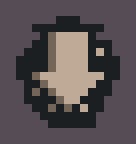
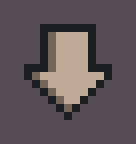
Before/after of a (136, 144) layered artwork. What changed in the layer stack:
hid "MouseCursorUp.png" over left=24, top=24, right=112, bottom=120
hid "MouseCursorLeft.png" over left=16, top=24, right=112, bottom=112
hid "MouseCursorRight.png" over left=24, top=40, right=120, bottom=120
hid "MouseCursorArrow.png" over left=32, top=40, right=40, bottom=96
hid "MouseCursorHand.png" over left=24, top=24, right=112, bottom=128
hid "MouseCursorCross.png" over left=16, top=16, right=120, bottom=120
hid "MouseCursorWait.png" over left=32, top=24, right=104, bottom=112
